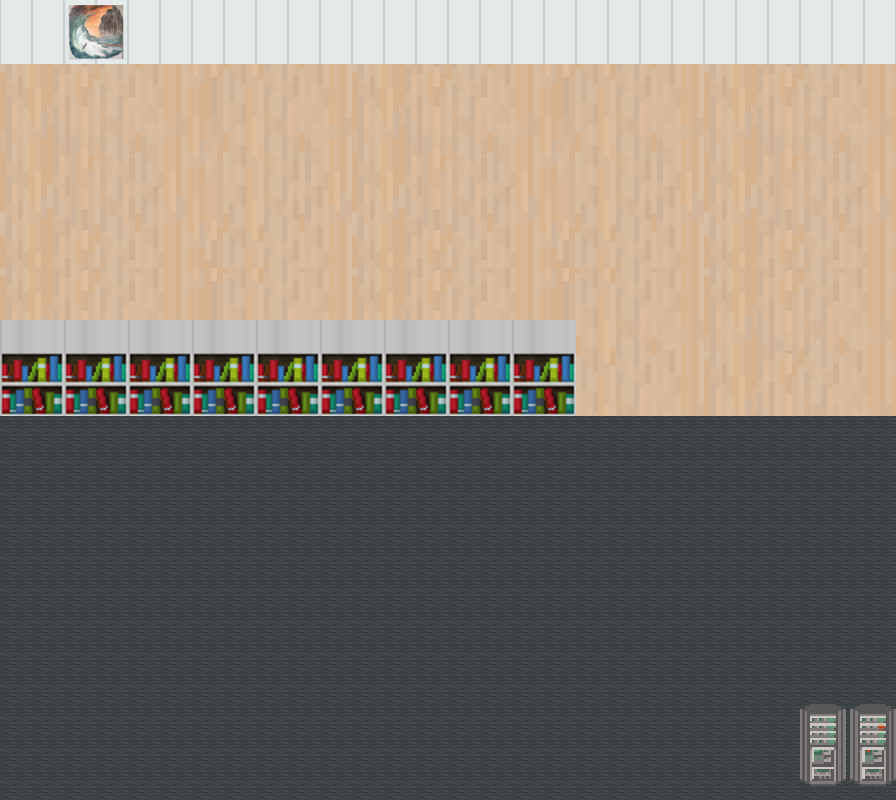
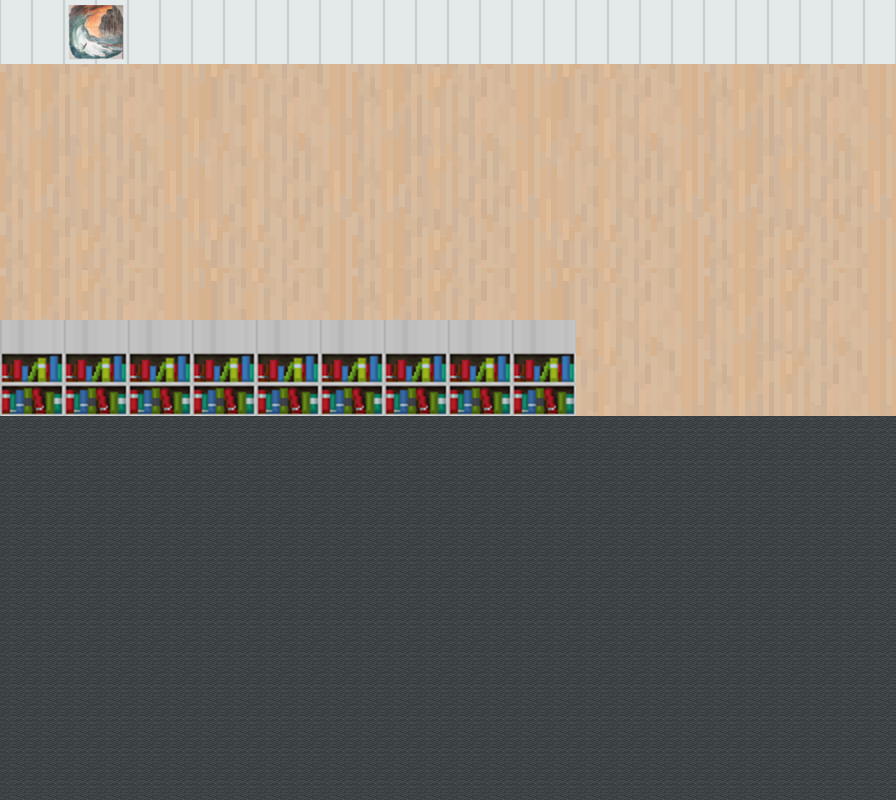
Two versions of the same layered image (896 x 800). Layer-by-layer changes:
removed layer "サーバー" over (x1=800, y1=704, x2=896, y2=786)
